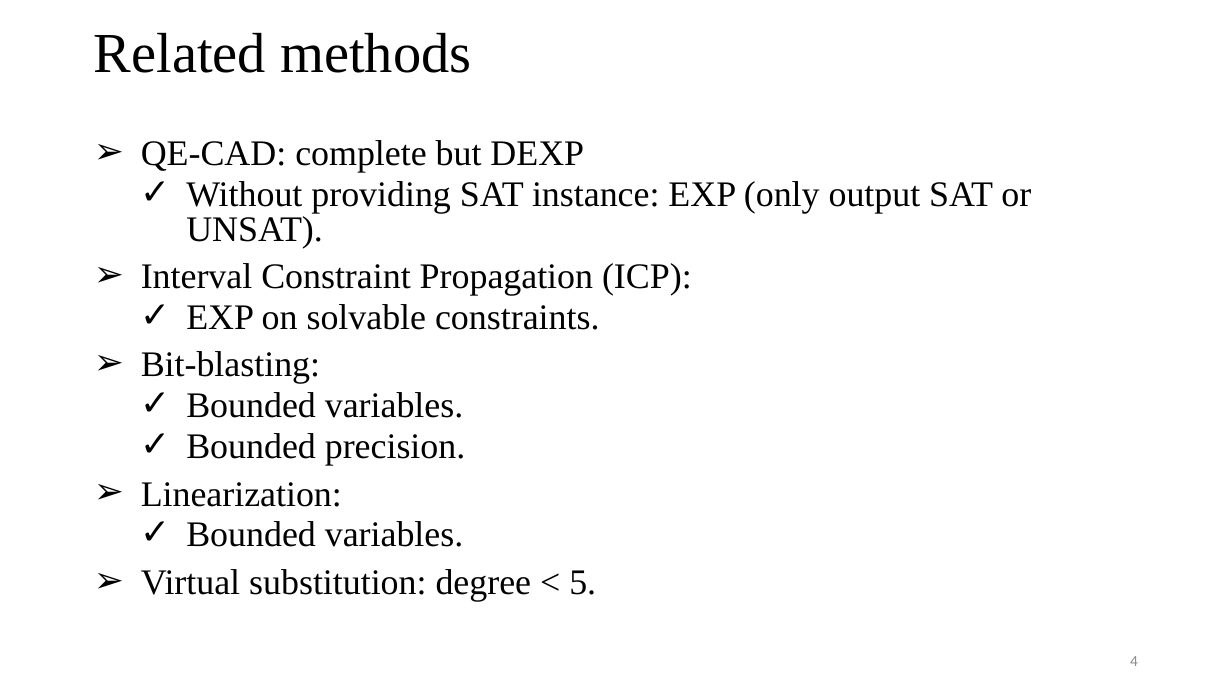
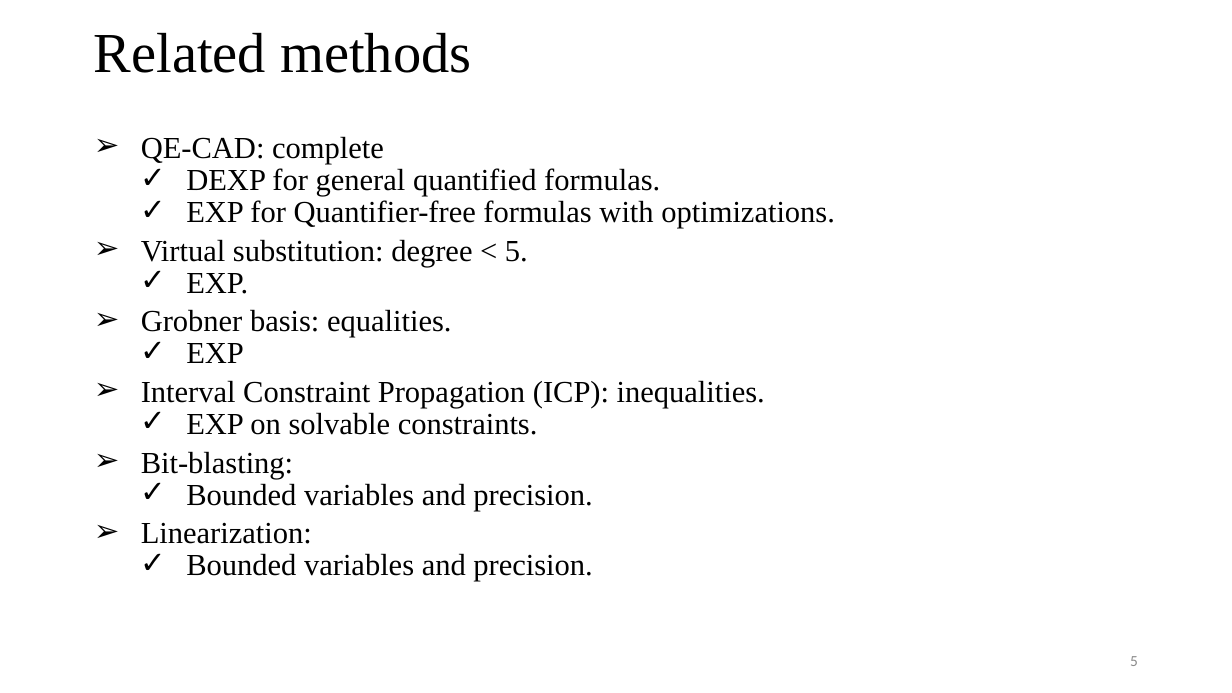
Before and after one commit to tungvx/raSAT, a slide deck: slide 5 of report/thesis/presentation.pptx (slide 4 before the commit). Drawn at 1232x693 pixels with LibreOffice and Linux fonts; fonts in the diff are those of the drawing. Boxes give left, top, right and bottom in pixels: in the first picture for what was removed or moved away, otherwise in the second. Text is boxed around its words. In the diff, an @@ line names an element or a change of style, - is before the commit and + after.

```diff
--- a/report/thesis/presentation.pptx
+++ b/report/thesis/presentation.pptx
@@ text at bbox=[141, 136, 835, 408]: text changed; size 28 to 23.8 pt @@
-➢ QE-CAD: complete but DEXP
-  ✓ Without providing SAT instance: EXP (only output SAT or UNSAT).
-➢ Interval Constraint Propagation (ICP):
+➢ QE-CAD: complete
+  ✓ DEXP for general quantified formulas.
+  ✓ EXP for Quantifier-free formulas with optimizations.
+➢ Virtual substitution: degree < 5.
+  ✓ EXP.
+➢ Grobner basis: equalities.
+  ✓ EXP
+➢ Interval Constraint Propagation (ICP): inequalities.
@@ text at bbox=[141, 412, 538, 544]: size 28 to 23.8 pt in "EXP on solvable constraints.", "Bit-blasting:", "Linearization:"; line spacing 0.8 to 0.7 @@
@@ text at bbox=[186, 483, 592, 511]: text changed; size 28 to 23.8 pt @@
-  ✓ Bounded variables.
-  ✓ Bounded precision.
+  ✓ Bounded variables and precision.
@@ text at bbox=[186, 553, 592, 582]: text changed; size 28 to 23.8 pt @@
-  ✓ Bounded variables.
-➢ Virtual substitution: degree < 5.
+  ✓ Bounded variables and precision.
@@ page number at bbox=[1130, 656, 1138, 666]: text changed @@
-4
+5
```
Also in this commit, not shown: 11 other slides changed, 4 slides added, 5 slides removed, 8 other files.
